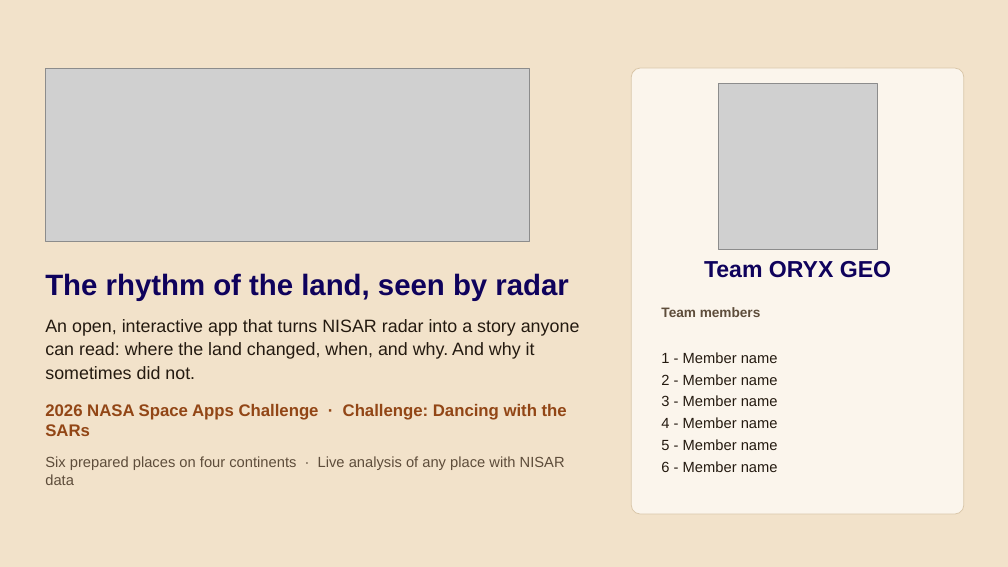
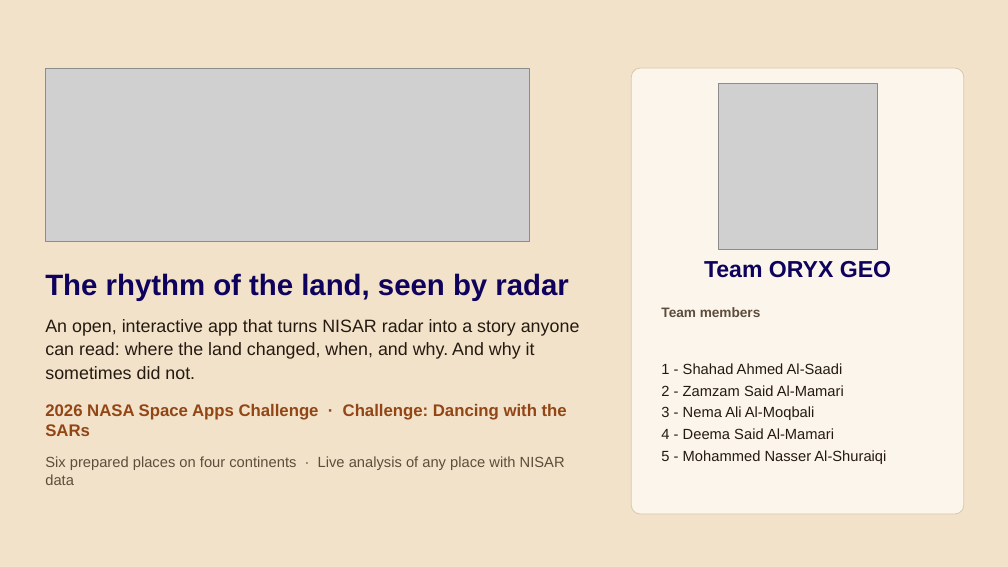
Before and after one commit to oryx-geo/marsad, a slide deck: slide 1 of slides/MARSAD-ORYX-GEO.pptx. Drawn at 1008x567 pixels with LibreOffice and Linux fonts; fonts in the diff are those of the drawing; grey boxes stand for pictures. Boxes give left, top, right and bottom in pixels: in the first picture for what was removed or moved away, otherwise in the second. Text is boxed around its words. In the diff, an @@ line names an element or a change of style, - is before the commit and + after.

Commit message:
Slides: team member names

```diff
--- a/slides/MARSAD-ORYX-GEO.pptx
+++ b/slides/MARSAD-ORYX-GEO.pptx
@@ text at [661, 363, 886, 464]: text changed @@
-1 - Member name
-2 - Member name
-3 - Member name
-4 - Member name
-5 - Member name
-6 - Member name
+1 - Shahad Ahmed Al-Saadi
+2 - Zamzam Said Al-Mamari
+3 - Nema Ali Al-Moqbali
+4 - Deema Said Al-Mamari
+5 - Mohammed Nasser Al-Shuraiqi
```
